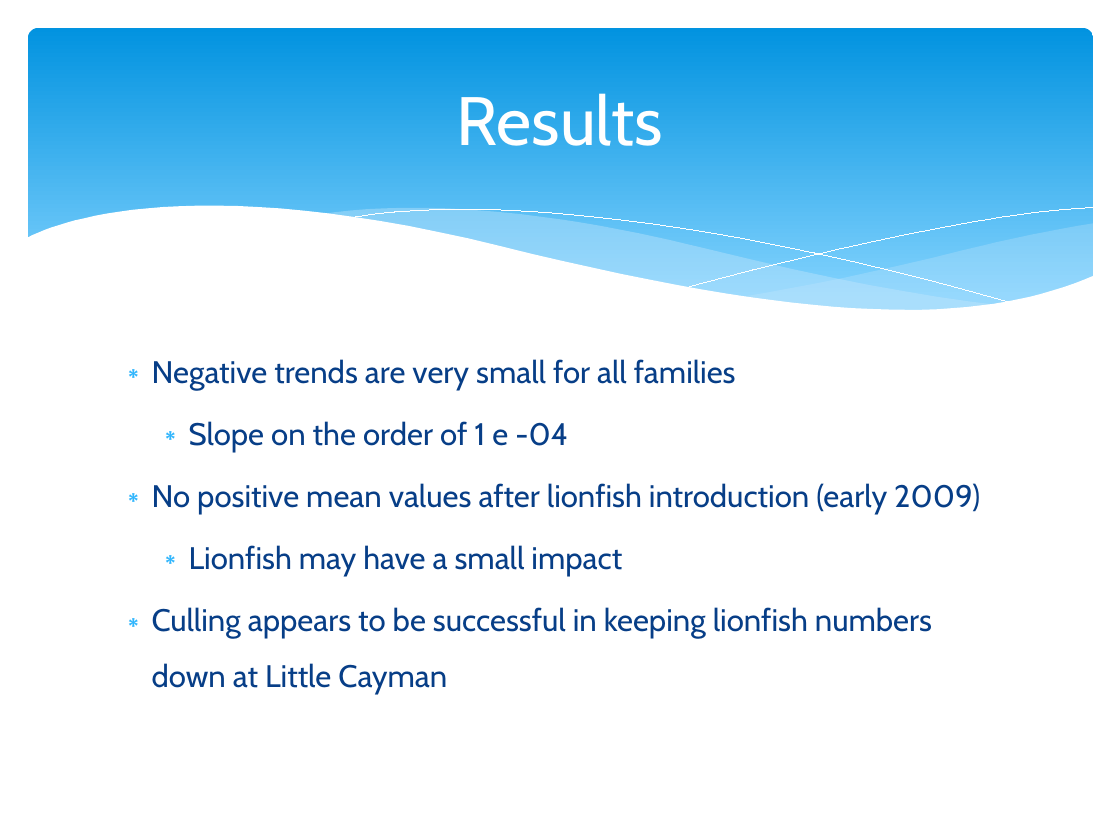
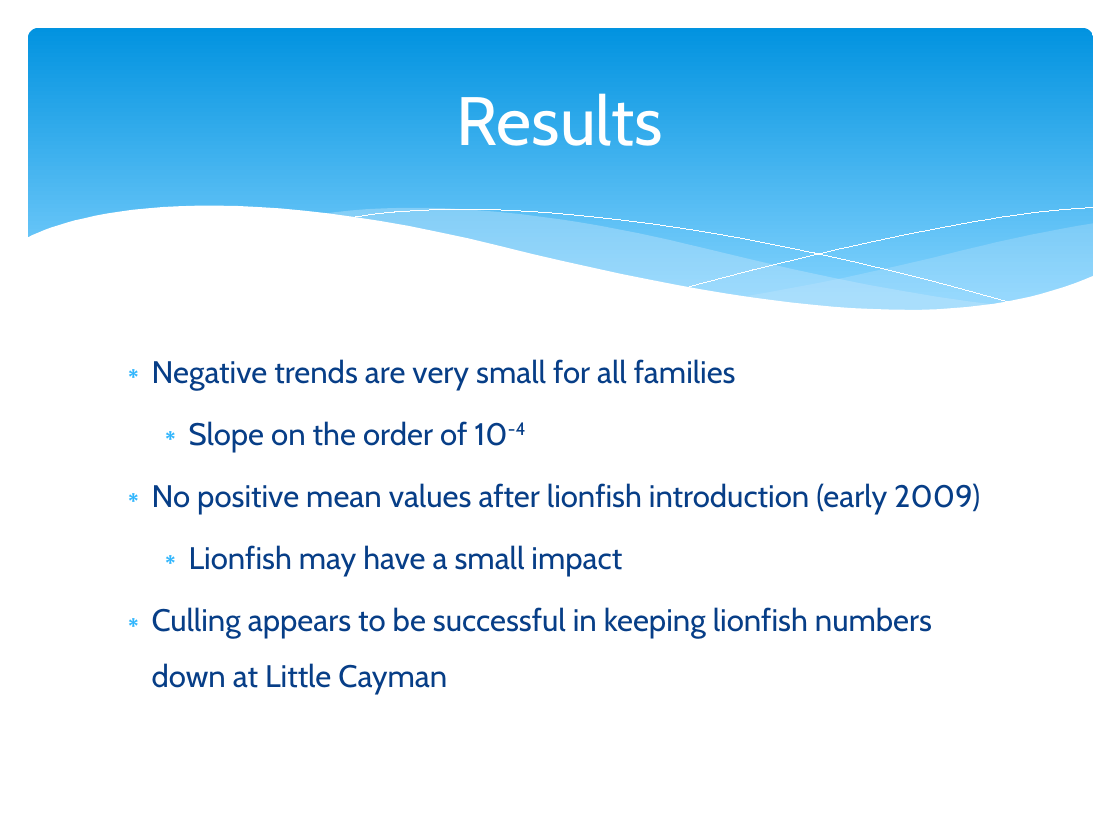
Before and after one commit to MrKevinT/Foundations-Capstone, a slide deck: slide 18 of LC_Present.pptx. Drawn at 1120x840 pixels with LibreOffice and Linux fonts; fonts in the diff are those of the drawing. Boxes give left, top, right and bottom in pixels: in the first picture for what was removed or moved away, otherwise in the second. Text is boxed around its words. In the diff, an @@ line names an element or a change of style, - is before the commit and + after.

```diff
--- a/LC_Present.pptx
+++ b/LC_Present.pptx
@@ text at [189,421,526,452]: text changed @@
-  ∗ Slope on the order of 1 e -04
+  ∗ Slope on the order of 10-4
```
Also in this commit, not shown: 6 other slides changed.
